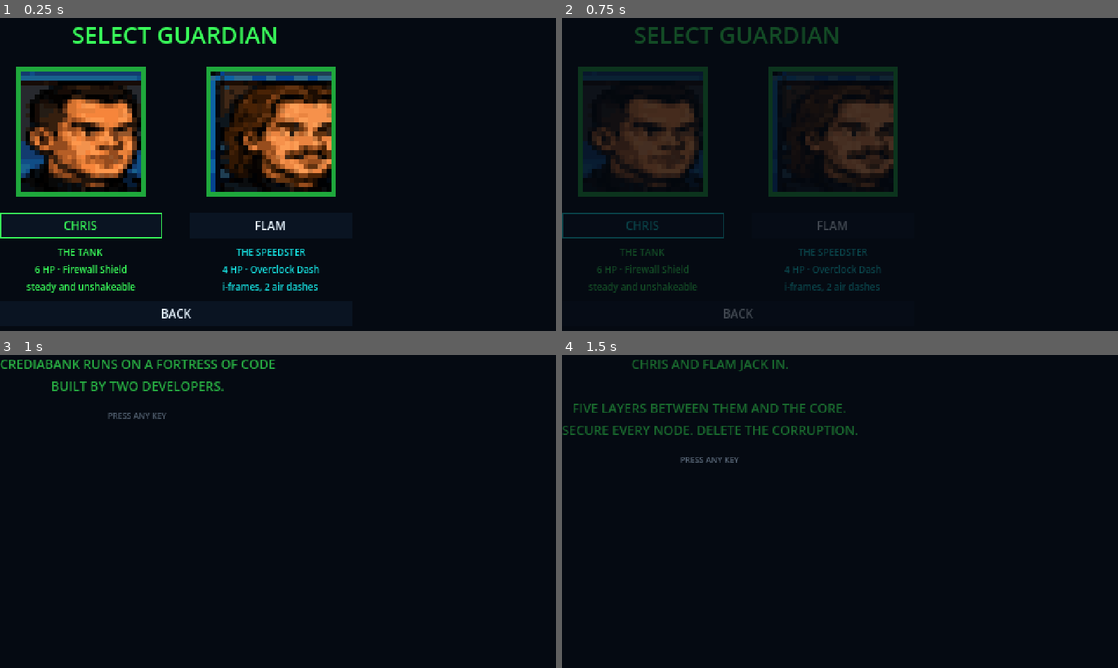
Above: before the commit, frames 1-4 (two rows, left to right).
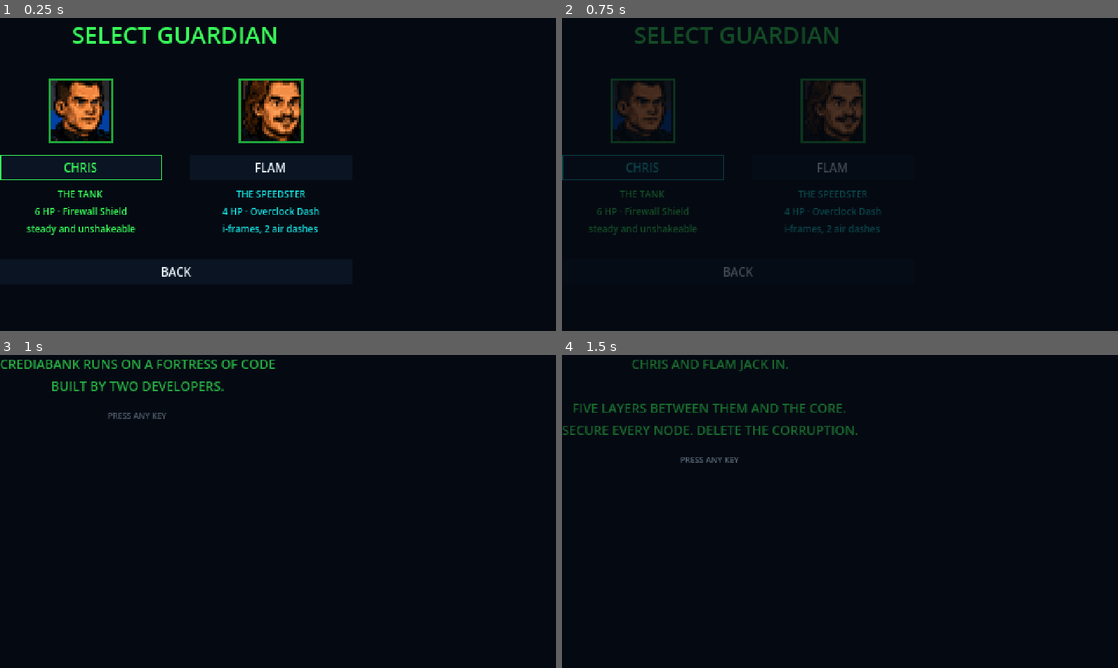
Above: after the commit, the same moments.

Repository: Flam-John/Credia-Guardians
Game: Godot game, scene res://scenes/ui/character_select.tscn
Same seed, same stepped clock (60 frames per second), same inputs: the game is played once before the commit and once after it. This scene is started directly instead of the project's main scene.
Inputs (mouse positions are in pixels of both pictures, inside the frame that each line leads up to):
- Up to frame 1 (0.25 s): no input
- Up to frame 2 (0.75 s): click "CHRIS" at 0.5 s
- Up to frame 3 (1 s): no input
- Up to frame 4 (1.5 s): tap Enter at 1.25 s; move the mouse to (962, 495) at 1.27 s; hold D (move_right) from 1.28 s (still down); tap L (ability) at 1.35 s; click (962, 495) at 1.42 s

The runs differ from the first frame. In frame 1, 18% of the frame differs, in the area x 0-61%, y 15-96%; in frame 2, 12%; in frame 3, nothing differs; in frame 4, nothing differs.

Commit message:
fix(art): correct Flam portrait crop; portraits back to 64px
The photo crop boxes clipped Flam cheek/chin, and the square resize
squashed the tall crops - his face rendered mangled. Boxes remeasured
against the 1402x1122 key art (both inner frame areas), and the resize
is now an aspect-preserving cover-crop to 26x26. Character select
portraits return to 64px with the original spacing.

Diff:
--- a/src/ui/character_select.gd
+++ b/src/ui/character_select.gd
@@ -18,11 +18,11 @@
 	row.add_child(_character_panel(&"flam", 1,
 			tr("FLAM_BLURB")))
 	_title = UIKit.title(_title_text(), 20)
-	# no spacers: with 128px portraits the column is 266/270px — spacers
-	# pushed BACK below the screen (review v1.8.1-1)
 	var column := UIKit.menu_column([
 		_title,
+		_spacer(8),
 		row,
+		_spacer(8),
 		UIKit.button(tr("BACK"), _back),
 	])
 	add_child(UIKit.center(column))
@@ -36,9 +36,7 @@
 	atlas.atlas = PORTRAITS
 	atlas.region = Rect2(portrait_index * 32, 0, 32, 32)
 	portrait.texture = atlas
-	# 4x integer scale — at 64px the photo-extracted faces were too small
-	# to read; 128px keeps the pixels crisp and the faces recognizable
-	portrait.custom_minimum_size = Vector2(128, 128)
+	portrait.custom_minimum_size = Vector2(64, 64)
 	portrait.stretch_mode = TextureRect.STRETCH_KEEP_ASPECT_CENTERED
 	portrait.expand_mode = TextureRect.EXPAND_IGNORE_SIZE
 	portrait.texture_filter = CanvasItem.TEXTURE_FILTER_NEAREST
Binary file changed: assets/art/characters/portraits.png
Not shown, changed: tools/artgen/extract_from_key_art.py
